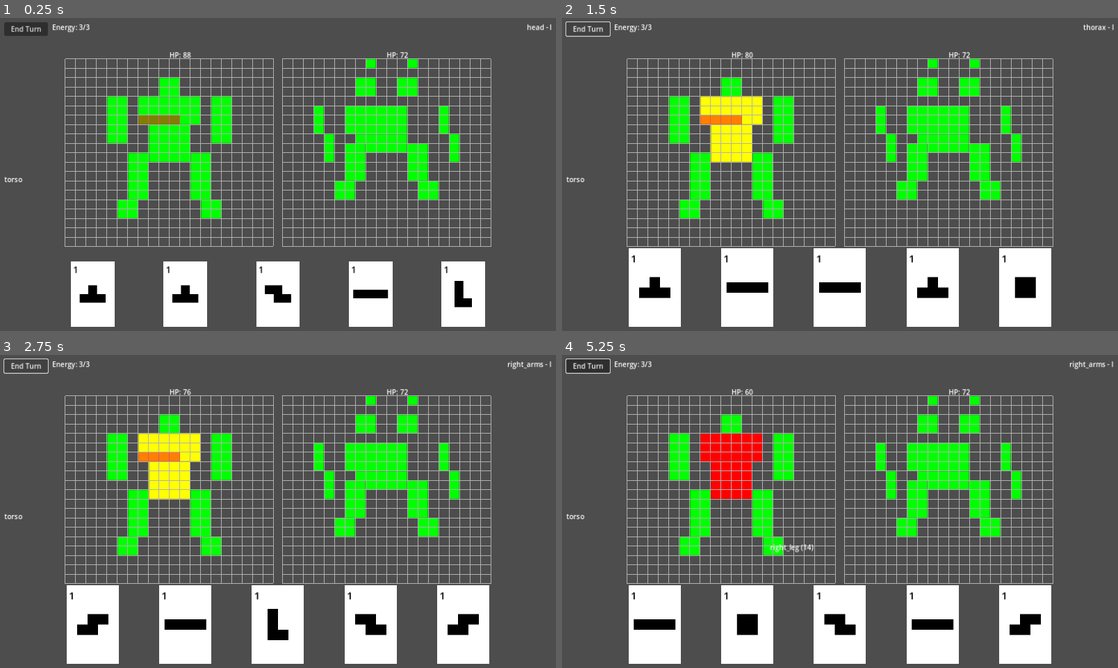
Above: before the commit, frames 1-4 (two rows, left to right).
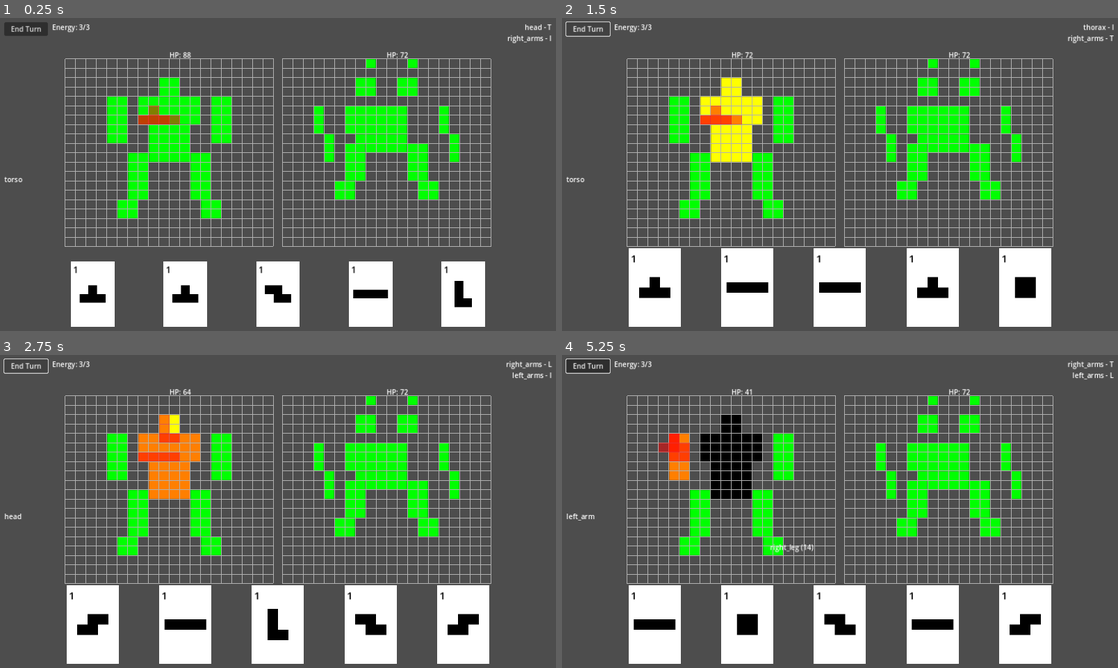
Above: after the commit, the same moments.

Repository: dBinet/SquirrelAttack
Game: Godot game, scene res://scenes/Main.tscn
The game is run twice, just before and just after one commit, with the same random seed, the same clock (stepped at 60 frames per second) and the same inputs.
Inputs (mouse positions are in pixels of both pictures, inside the frame that each line leads up to):
- Up to frame 1 (0.25 s): no input
- Up to frame 2 (1.5 s): click "End Turn" at 0.5 s; click "End Turn" at 1.25 s
- Up to frame 3 (2.75 s): click "End Turn" at 2 s
- Up to frame 4 (5.25 s): tap Enter at 2.75, 4.25 s; move the mouse to (962, 495) at 2.77 s; click (962, 495) at 2.92 s; tap Space at 3.5, 5 s; drag from (728, 527) to (812, 574) at 3.52 s; move the mouse to (895, 442) at 4.27 s; click (895, 442) at 4.42 s; drag from (812, 574) to (673, 464) at 5.02 s

The runs differ from the first frame. In frame 1, 0.4% of the frame differs, in the area x 24-100%, y 2-34%; in frame 2, 0.5%; in frame 3, 2.1%; in frame 4, 2.7%, in the area x 0-100%, y 1-53%.

Commit message:
feat: support double enemy attacks

Diff:
--- a/scripts/Main.gd
+++ b/scripts/Main.gd
@@ -76,7 +76,7 @@
     add_child(_hover_label)
 
     _attack_label = Label.new()
-    _attack_label.custom_minimum_size = Vector2(150, 20)
+    _attack_label.custom_minimum_size = Vector2(150, 40)
     _attack_label.horizontal_alignment = HORIZONTAL_ALIGNMENT_RIGHT
     add_child(_attack_label)
     _update_attack_label_position()
@@ -207,24 +207,210 @@
             _target_label.text = ""
         return
 
+    var text_lines: Array[String] = []
+    var attack_cells: Array[Vector2i] = []
+
     var part := living[randi_range(0, living.size() - 1)]
+    living.erase(part)
+    var atk1 := _compute_attack(part)
+    if atk1.shape != "":
+        text_lines.append("%s - %s" % [part, atk1.shape])
+        attack_cells.append_array(atk1.cells)
+        if _target_label:
+            _target_label.text = atk1.target
+    else:
+        text_lines.append(part)
+        if _target_label:
+            _target_label.text = ""
+
+    if not living.is_empty():
+        var part2 := living[randi_range(0, living.size() - 1)]
+        var atk2 := _compute_attack(part2)
+        if atk2.shape != "":
+            text_lines.append("%s - %s" % [part2, atk2.shape])
+            attack_cells.append_array(atk2.cells)
+        else:
+            text_lines.append(part2)
+
+    if attack_cells.is_empty():
+        _grids[_mech_grid_idx].highlight_random_cells(HAZARDS_PER_ROUND)
+    else:
+        _grids[_mech_grid_idx].highlight_attack(attack_cells)
+    if _attack_label:
+        _attack_label.text = "\n".join(text_lines)
+
+func _apply_danger_damage() -> void:
+    if _grids.size() < 2:
+        return
+    if _mech_sprite == null or _mech_sprite.texture == null:
+        return
+    var grid := _grids[_mech_grid_idx]
+    var dmg := 0
+    for c in grid.danger_cells:
+        if grid.cells[c.x][c.y]:
+            continue
+        var center := grid.to_global(Vector2((c.x + 0.5) * Grid.CELL_SIZE, (c.y + 0.5) * Grid.CELL_SIZE))
+        var group_name := CHARACTER_DATA.group_at_point(_current_mech_name, _mech_sprite, center)
+        if group_name != "":
+            CHARACTER_DATA.damage_group(_current_mech_name, group_name, 1)
+            dmg += 1
+    _player_health = CHARACTER_DATA.get_total_health(_current_mech_name)
+    _update_health_labels()
+    grid.clear_highlights()
+    _update_character_scale()
+
+func _discard_remaining_cards() -> void:
+    for card in _cards:
+        card.queue_free()
+    _cards.clear()
+
+func _add_random_cards(num: int = 5) -> void:
+    if _shape_names.is_empty():
+        _shape_names = ShapeData.get_shape_names()
+    for i in range(num):
+        var shape_idx := randi_range(0, _shape_names.size() - 1)
+        var card := CARD_SCENE.instantiate()
+        card.shape_name = _shape_names[shape_idx]
+        card.energy_cost = ShapeData.get_energy_cost(card.shape_name)
+        add_child(card)
+        _cards.append(card)
+
+func _on_EndTurnButton_pressed() -> void:
+    _apply_danger_damage()
+    for g in _grids:
+        g.clear_cells()
+    _discard_remaining_cards()
+    _add_random_cards()
+    _update_card_positions()
+    clear_previews()
+    _energy_available = ENERGY_PER_TURN
+    _update_energy_label()
+    _highlight_new_round()
+
+func _update_energy_label() -> void:
+    if _energy_label:
+        _energy_label.text = "Energy: %d/%d" % [_energy_available, ENERGY_PER_TURN]
+
+func _update_health_labels() -> void:
+    if _player_health_label:
+        _player_health_label.text = "HP: %d" % _player_health
+    if _enemy_health_label:
+        _enemy_health_label.text = "HP: %d" % _enemy_health
+
+func _update_health_label_positions() -> void:
+    if _grids.size() < 2:
+        return
+    var grid_width := Grid.COLS * Grid.CELL_SIZE
+    _player_health_label.position = _grids[_mech_grid_idx].position + Vector2(grid_width / 2, -20)
+    _enemy_health_label.position = _grids[_alien_grid_idx].position + Vector2(grid_width / 2, -20)
+
+func _update_attack_label_position() -> void:
+    if _attack_label == null:
+        return
+    var viewport_size := _previous_viewport_size
+    _attack_label.position = Vector2(viewport_size.x - 160, 10)
+
+func _update_target_label_position() -> void:
+    if _target_label == null:
+        return
+    var viewport_size := _previous_viewport_size
+    _target_label.position = Vector2(10, viewport_size.y / 2)
+
+func _apply_damage(grid_idx: int, card: Card) -> void:
+    if grid_idx == _alien_grid_idx and _alien_sprite and _alien_sprite.texture:
+        var blocks: Array[Vector2] = card.get_global_block_positions()
+        for b in blocks:
+            var center := b + Vector2(Grid.CELL_SIZE / 2.0, Grid.CELL_SIZE / 2.0)
+            var group_name := CHARACTER_DATA.group_at_point(_current_alien_name, _alien_sprite, center)
+            if group_name != "":
+                CHARACTER_DATA.damage_group(_current_alien_name, group_name, 1)
+        _enemy_health = CHARACTER_DATA.get_total_health(_current_alien_name)
+    _update_health_labels()
+    _update_character_scale()
+
+
+func _update_character_scale() -> void:
+    var grid_width: float = Grid.COLS * Grid.CELL_SIZE
+    var grid_height: float = Grid.ROWS * Grid.CELL_SIZE * GRID_VERTICAL_SCALE
+    _update_sprite(_alien_sprite, _current_alien_name, grid_width, grid_height)
+    _update_sprite(_mech_sprite, _current_mech_name, grid_width, grid_height)
+
+func _update_sprite(sprite: Sprite2D, name: String, width: float, height: float) -> void:
+    if sprite == null:
+        return
+    sprite.texture = CHARACTER_DATA.get_texture(name)
+    sprite.centered = false
+    sprite.offset = CHARACTER_DATA.get_top_left_offset(name)
+    if sprite.texture:
+        var tex_size: Vector2 = sprite.texture.get_size()
+        var scale_x := width / tex_size.x if tex_size.x > 0 else 1.0
+        var scale_y := height / tex_size.y if tex_size.y > 0 else 1.0
+        sprite.scale = Vector2(scale_x, scale_y)
+
+func _update_creature_positions() -> void:
+    if _grids.size() < 2:
+        return
+    var positions: Array[Vector2] = []
+    for g in _grids:
+        positions.append(g.position)
+    if _mech_sprite:
+        var idx: int = clamp(_mech_grid_idx, 0, _grids.size() - 1)
+        _mech_sprite.position = positions[idx]
+    if _alien_sprite:
+        var idx: int = clamp(_alien_grid_idx, 0, _grids.size() - 1)
+        _alien_sprite.position = positions[idx]
+
+
+func _update_hover_label() -> void:
+    if _hover_label == null:
+        return
+    var mouse_pos := get_global_mouse_position()
+    var group_name := CHARACTER_DATA.group_at_point(_current_alien_name, _alien_sprite, mouse_pos)
+    var char_name := ""
+    if group_name != "":
+        char_name = _current_alien_name
+    else:
+        group_name = CHARACTER_DATA.group_at_point(_current_mech_name, _mech_sprite, mouse_pos)
+        if group_name != "":
+            char_name = _current_mech_name
+    if group_name == "" or char_name == "":
+        _hover_label.visible = false
+        return
+    var health := CHARACTER_DATA.get_group_health(char_name, group_name)
+    _hover_label.text = group_name + " (" + str(health) + ")"
+    _hover_label.position = mouse_pos + Vector2(10, 10)
+    _hover_label.visible = true
+
+# Helper used when positioning enemy attack shapes. Returns the bounding
+# rectangle of the given block coordinates.
+func _get_shape_bounds(blocks: Array[Vector2]) -> Rect2:
+    if blocks.is_empty():
+        return Rect2()
+    var min_x := blocks[0].x
+    var max_x := blocks[0].x
+    var min_y := blocks[0].y
+    var max_y := blocks[0].y
+    for b in blocks:
+        min_x = min(min_x, b.x)
+        max_x = max(max_x, b.x)
+        min_y = min(min_y, b.y)
+        max_y = max(max_y, b.y)
+    return Rect2(min_x, min_y, max_x - min_x + 1, max_y - min_y + 1)
+
+# Calculates the best attack for the given alien body part. Returns a
+# dictionary with keys:
+#   "cells"  -> Array of Vector2i positions to highlight on the mech grid
+#   "shape"  -> Name of the attack shape
+#   "target" -> Name of the mech body part being targeted
+func _compute_attack(part: String) -> Dictionary:
+    var result := {"cells": [], "shape": "", "target": ""}
     var shapes: Array = ATTACK_DATA.get_shapes_for_part(part, _current_alien_name)
     if shapes.is_empty():
-        _grids[_mech_grid_idx].highlight_random_cells(HAZARDS_PER_ROUND)
-        if _attack_label:
-            _attack_label.text = part
-        if _target_label:
-            _target_label.text = ""
-        return
+        return result
     var shape_name := String(shapes[randi_range(0, shapes.size() - 1)])
-    if _attack_label:
-        _attack_label.text = "%s - %s" % [part, shape_name]
     var blocks: Array[Vector2] = ShapeData.get_blocks(shape_name)
     if blocks.is_empty():
-        _grids[_mech_grid_idx].highlight_random_cells(HAZARDS_PER_ROUND)
-        if _target_label:
-            _target_label.text = ""
-        return
+        return result
     var bounds := _get_shape_bounds(blocks)
 
     var mech_groups := CHARACTER_DATA.get_shape_groups(_current_mech_name)
@@ -233,10 +419,7 @@
         if CHARACTER_DATA.get_group_health(_current_mech_name, String(g)) > 0:
             mech_living.append(String(g))
     if mech_living.is_empty():
-        _grids[_mech_grid_idx].highlight_random_cells(HAZARDS_PER_ROUND)
-        if _target_label:
-            _target_label.text = ""
-        return
+        return result
 
     var best_cells: Array[Vector2i] = []
     var best_score := -1
@@ -265,167 +448,7 @@
             best_cells = local_best_cells
             best_part = target
 
-    if best_cells.is_empty():
-        _grids[_mech_grid_idx].highlight_random_cells(HAZARDS_PER_ROUND)
-    else:
-        _grids[_mech_grid_idx].highlight_attack(best_cells)
-    if _target_label:
-        _target_label.text = best_part
-
-func _apply_danger_damage() -> void:
-    if _grids.size() < 2:
-        return
-    if _mech_sprite == null or _mech_sprite.texture == null:
-        return
-    var grid := _grids[_mech_grid_idx]
-    var dmg := 0
-    for c in grid.danger_cells:
-        if grid.cells[c.x][c.y]:
-            continue
-        var center := grid.to_global(Vector2((c.x + 0.5) * Grid.CELL_SIZE, (c.y + 0.5) * Grid.CELL_SIZE))
-        var group_name := CHARACTER_DATA.group_at_point(_current_mech_name, _mech_sprite, center)
-        if group_name != "":
-            CHARACTER_DATA.damage_group(_current_mech_name, group_name, 1)
-            dmg += 1
-    _player_health = CHARACTER_DATA.get_total_health(_current_mech_name)
-    _update_health_labels()
-    grid.clear_highlights()
-    _update_character_scale()
-
-func _discard_remaining_cards() -> void:
-    for card in _cards:
-        card.queue_free()
-    _cards.clear()
-
-func _add_random_cards(num: int = 5) -> void:
-    if _shape_names.is_empty():
-        _shape_names = ShapeData.get_shape_names()
-    for i in range(num):
-        var shape_idx := randi_range(0, _shape_names.size() - 1)
-        var card := CARD_SCENE.instantiate()
-        card.shape_name = _shape_names[shape_idx]
-        card.energy_cost = ShapeData.get_energy_cost(card.shape_name)
-        add_child(card)
-        _cards.append(card)
-
-func _on_EndTurnButton_pressed() -> void:
-    _apply_danger_damage()
-    for g in _grids:
-        g.clear_cells()
-    _discard_remaining_cards()
-    _add_random_cards()
-    _update_card_positions()
-    clear_previews()
-    _energy_available = ENERGY_PER_TURN
-    _update_energy_label()
-    _highlight_new_round()
-
-func _update_energy_label() -> void:
-    if _energy_label:
-        _energy_label.text = "Energy: %d/%d" % [_energy_available, ENERGY_PER_TURN]
-
-func _update_health_labels() -> void:
-    if _player_health_label:
-        _player_health_label.text = "HP: %d" % _player_health
-    if _enemy_health_label:
-        _enemy_health_label.text = "HP: %d" % _enemy_health
-
-func _update_health_label_positions() -> void:
-    if _grids.size() < 2:
-        return
-    var grid_width := Grid.COLS * Grid.CELL_SIZE
-    _player_health_label.position = _grids[_mech_grid_idx].position + Vector2(grid_width / 2, -20)
-    _enemy_health_label.position = _grids[_alien_grid_idx].position + Vector2(grid_width / 2, -20)
-
-func _update_attack_label_position() -> void:
-    if _attack_label == null:
-        return
-    var viewport_size := _previous_viewport_size
-    _attack_label.position = Vector2(viewport_size.x - 160, 10)
-
-func _update_target_label_position() -> void:
-    if _target_label == null:
-        return
-    var viewport_size := _previous_viewport_size
-    _target_label.position = Vector2(10, viewport_size.y / 2)
-
-func _apply_damage(grid_idx: int, card: Card) -> void:
-    if grid_idx == _alien_grid_idx and _alien_sprite and _alien_sprite.texture:
-        var blocks: Array[Vector2] = card.get_global_block_positions()
-        for b in blocks:
-            var center := b + Vector2(Grid.CELL_SIZE / 2.0, Grid.CELL_SIZE / 2.0)
-            var group_name := CHARACTER_DATA.group_at_point(_current_alien_name, _alien_sprite, center)
-            if group_name != "":
-                CHARACTER_DATA.damage_group(_current_alien_name, group_name, 1)
-        _enemy_health = CHARACTER_DATA.get_total_health(_current_alien_name)
-    _update_health_labels()
-    _update_character_scale()
-
-
-func _update_character_scale() -> void:
-    var grid_width: float = Grid.COLS * Grid.CELL_SIZE
-    var grid_height: float = Grid.ROWS * Grid.CELL_SIZE * GRID_VERTICAL_SCALE
-    _update_sprite(_alien_sprite, _current_alien_name, grid_width, grid_height)
-    _update_sprite(_mech_sprite, _current_mech_name, grid_width, grid_height)
-
-func _update_sprite(sprite: Sprite2D, name: String, width: float, height: float) -> void:
-    if sprite == null:
-        return
-    sprite.texture = CHARACTER_DATA.get_texture(name)
-    sprite.centered = false
-    sprite.offset = CHARACTER_DATA.get_top_left_offset(name)
-    if sprite.texture:
-        var tex_size: Vector2 = sprite.texture.get_size()
-        var scale_x := width / tex_size.x if tex_size.x > 0 else 1.0
-        var scale_y := height / tex_size.y if tex_size.y > 0 else 1.0
-        sprite.scale = Vector2(scale_x, scale_y)
-
-func _update_creature_positions() -> void:
-    if _grids.size() < 2:
-        return
-    var positions: Array[Vector2] = []
-    for g in _grids:
-        positions.append(g.position)
-    if _mech_sprite:
-        var idx: int = clamp(_mech_grid_idx, 0, _grids.size() - 1)
-        _mech_sprite.position = positions[idx]
-    if _alien_sprite:
-        var idx: int = clamp(_alien_grid_idx, 0, _grids.size() - 1)
-        _alien_sprite.position = positions[idx]
-
-
-func _update_hover_label() -> void:
-    if _hover_label == null:
-        return
-    var mouse_pos := get_global_mouse_position()
-    var group_name := CHARACTER_DATA.group_at_point(_current_alien_name, _alien_sprite, mouse_pos)
-    var char_name := ""
-    if group_name != "":
-        char_name = _current_alien_name
-    else:
-        group_name = CHARACTER_DATA.group_at_point(_current_mech_name, _mech_sprite, mouse_pos)
-        if group_name != "":
-            char_name = _current_mech_name
-    if group_name == "" or char_name == "":
-        _hover_label.visible = false
-        return
-    var health := CHARACTER_DATA.get_group_health(char_name, group_name)
-    _hover_label.text = group_name + " (" + str(health) + ")"
-    _hover_label.position = mouse_pos + Vector2(10, 10)
-    _hover_label.visible = true
-
-# Helper used when positioning enemy attack shapes. Returns the bounding
-# rectangle of the given block coordinates.
-func _get_shape_bounds(blocks: Array[Vector2]) -> Rect2:
-    if blocks.is_empty():
-        return Rect2()
-    var min_x := blocks[0].x
-    var max_x := blocks[0].x
-    var min_y := blocks[0].y
-    var max_y := blocks[0].y
-    for b in blocks:
-        min_x = min(min_x, b.x)
-        max_x = max(max_x, b.x)
-        min_y = min(min_y, b.y)
-        max_y = max(max_y, b.y)
-    return Rect2(min_x, min_y, max_x - min_x + 1, max_y - min_y + 1)
+    result["cells"] = best_cells
+    result["shape"] = shape_name
+    result["target"] = best_part
+    return result
